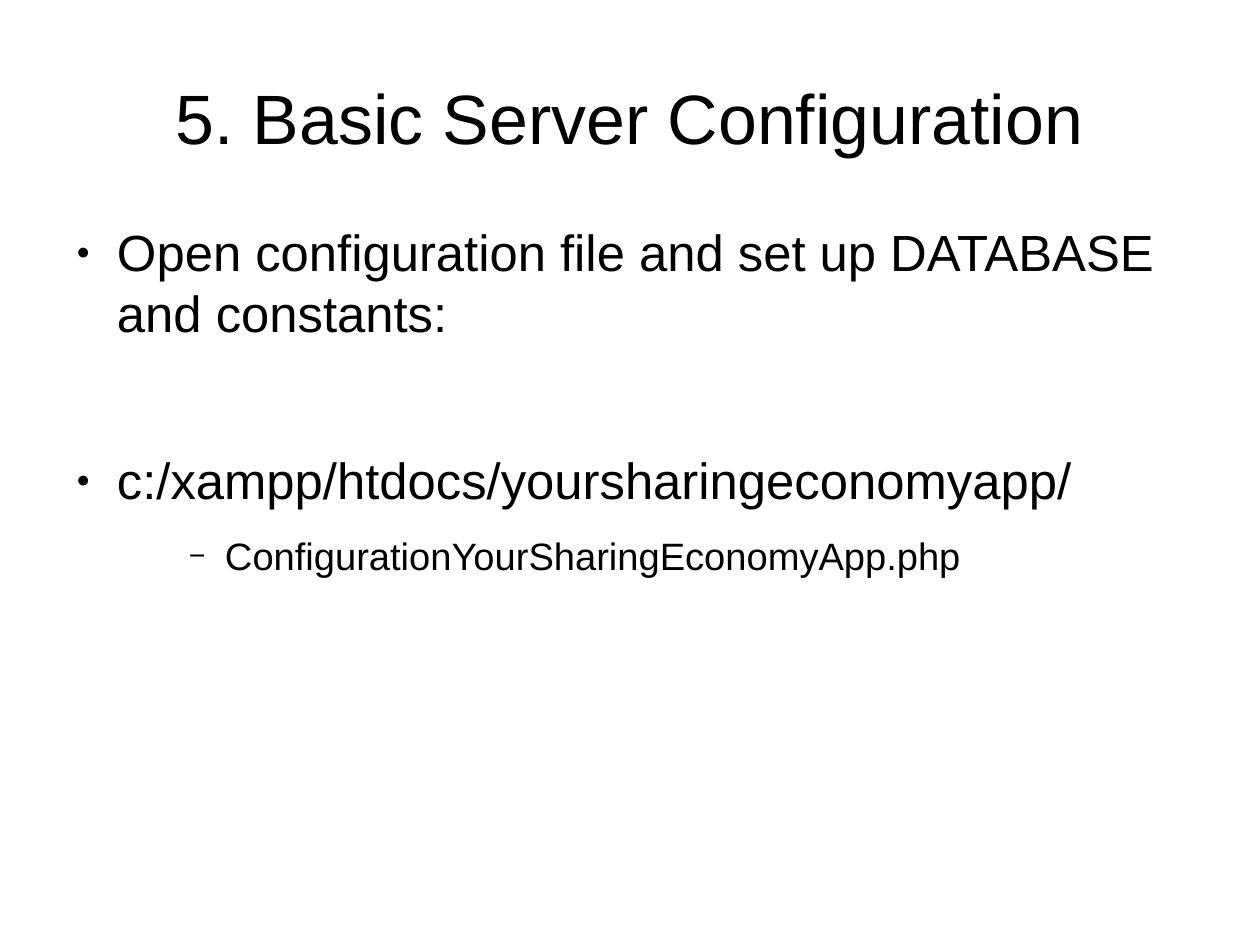
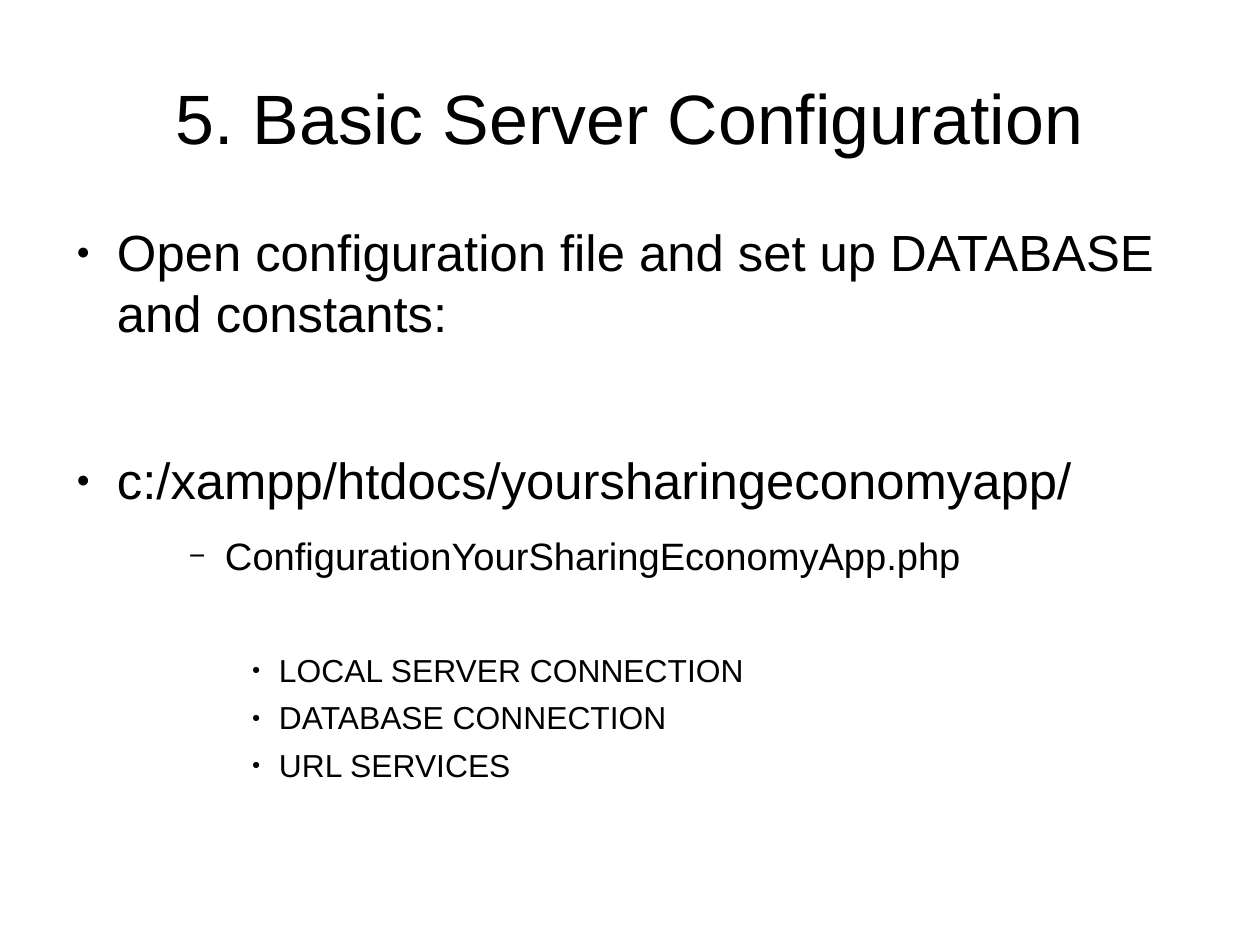
Before and after one commit to EstebanGameDevelopment/YourSharingEconomyApp, a slide deck: slide 9 of TUTORIAL.odp (slide 8 before the commit). Drawn at 1260x945 pixels with LibreOffice and Linux fonts; fonts in the diff are those of the drawing. Boxes give left, top, right and bottom in pixels: in the first picture for what was removed or moved away, otherwise in the second. Text is boxed around its words. In the diff, an @@ line names an element or a change of style, - is before the commit and + after.

```diff
--- a/TUTORIAL.odp
+++ b/TUTORIAL.odp
@@ text at (x1=279, y1=659, x2=744, y2=778): paragraphs added @@
+      ● LOCAL SERVER CONNECTION
+      ● DATABASE CONNECTION
+      ● URL SERVICES
```
Also in this commit, not shown: 6 other slides changed, 4 slides added, 2 slides removed, 3 other files.
